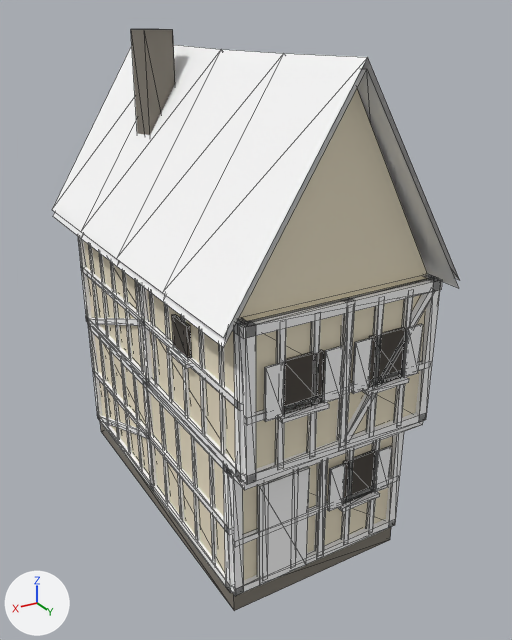
Two versions of the glTF model kingdom/assets/generated/town_small/house_narrow_b.glb, one commit apart.
Rendered twice from a camera (50 mm lens) standing at (6.03, 11.18, 9.17) and looking at (-0.35, 0.54, 3.85). Lighting does not change. The marker at lower left points along +X, +Y and +Z. The older version comes first. Mesh edges are drawn as thin lines. Vertices at exactly the same position are counted once.

Names of what the first picture shows: 'house_narrow_b'.
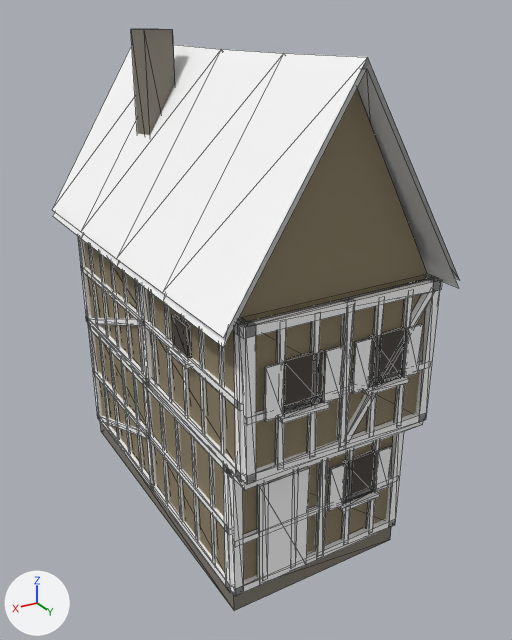
Pixel boxes [x1, y1, x2, y2] of what changed, in the pictures (512 x 640 px):
part 1 of me_house_narrow_b, recoloured (pale yellow to brown)
    both: [84, 89, 432, 581]

The change, as a list of edits to the scene's bpy script:
```text
Change me_house_narrow_b:
    where me_house_narrow_b.from_pydata(...)  # 940 vertices, 1390 faces; spans x -2.11..2.11, y -3.83..3.86, z 0.0..8.94
    used by ob_house_narrow_b; location = (0.0, 0.0, 0.0)
    me_house_narrow_b part 1: 26 faces centred in x -1.71..1.71, y -3.47..3.68, z 0.4..6.45 are repainted in the vertex colours; the middle colour goes from pale yellow #ede3c9 to brown #8c8066
```
